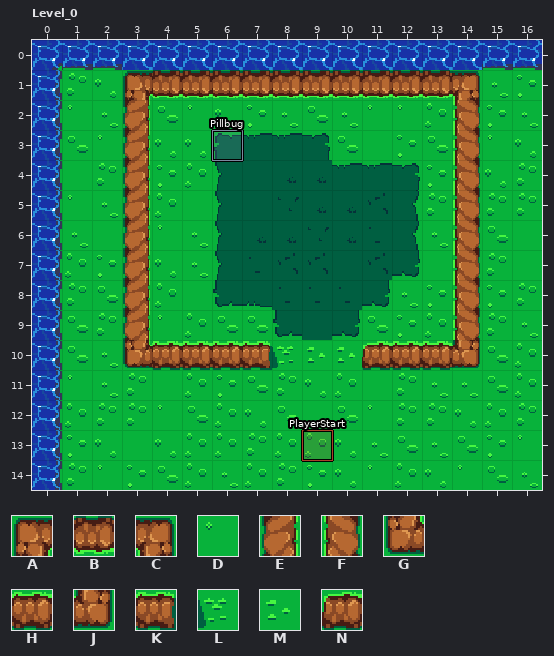
LDtk project: assets/MainLevel.ldtk. The picture above was drawn from the file before the commit.
Cells are 20x20 px. Shown: Level_0 x 0..16, y 0..14.
Key: from "Tiles": A 12, B 13, C 14, D 16, E 28, F 30, G 44, H 45, J 46, K 60, L 61, M 62, N 63.
_ is an empty cell.
Layers that did not change in this view are not listed.
Layer "FloorTiles" before, first column x 0:
 0 _________________
 1 ___ABBBBBBBBBBC__
 2 ___E__________F__
 3 ___E__________F__
 4 ___E__________F__
 5 ___E__________F__
 6 ___E__________F__
 7 ___E__________F__
 8 ___E__________F__
 9 ___E__________F__
10 ___GHHHKLMMNHHJ__
11 _________________
12 ____D____________
13 _________________
14 _________________
The same view after the edit:
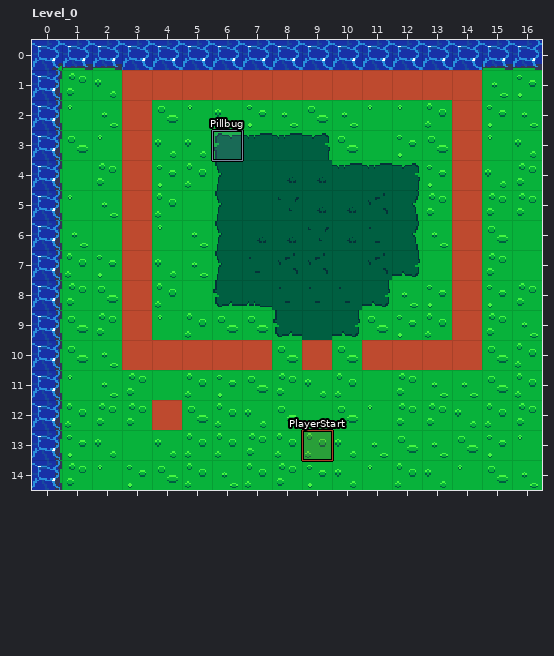
Change:
Layer "FloorTiles" (now hidden):
y 1: x 3..14 ABBBBBBBBBBC -> ____________
y 2..9: x 3 E -> _; x 14 F -> _
y 10: x 3..14 GHHHKLMMNHHJ -> ____________
y 12: x 4 D -> _
Boxes around the changes in both pictures, in picture pixels (x1, y1, x2, y2):
removed: (122, 70, 482, 370)
removed: (152, 400, 182, 430)
